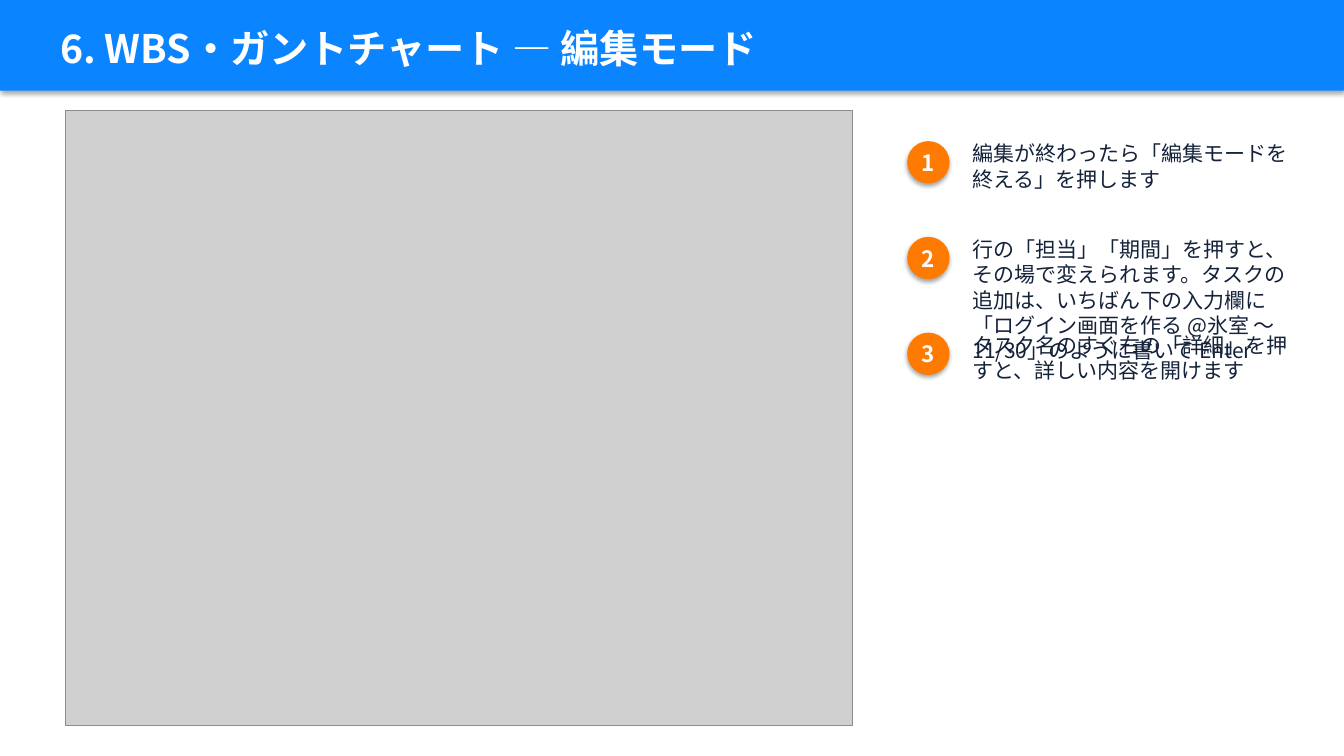
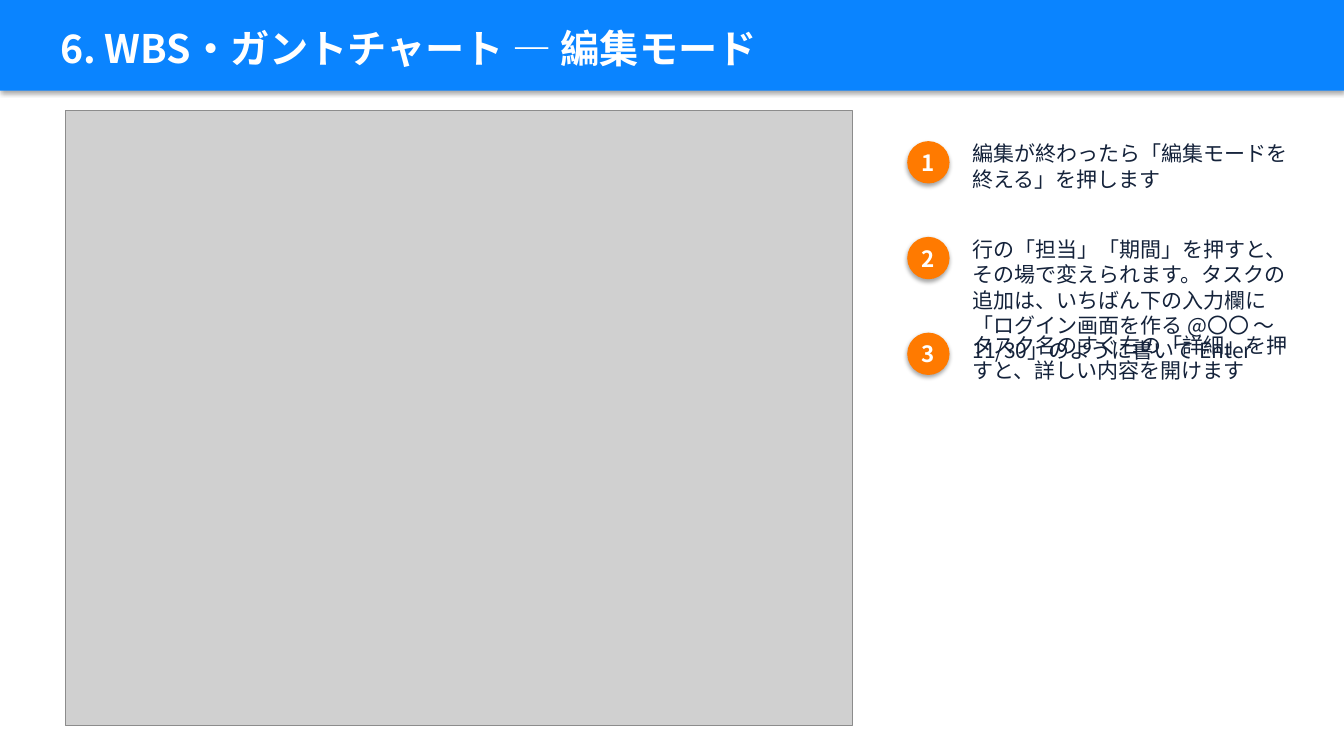
Before and after one commit to takky416-byte/sotsuken_pj_management, a slide deck: slide 19 of docs/manual/卒研PJ管理_説明資料_学生編.pptx. Drawn at 1344x756 pixels with LibreOffice and Linux fonts; fonts in the diff are those of the drawing; grey boxes stand for pictures. Boxes give left, top, right and bottom in pixels: in the first picture for what was removed or moved away, otherwise in the second. Text is boxed around its words. In the diff, an @@ line names an element or a change of style, - is before the commit and + after.

```diff
--- a/docs/manual/卒研PJ管理_説明資料_学生編.pptx
+++ b/docs/manual/卒研PJ管理_説明資料_学生編.pptx
@@ text at bbox=[973, 239, 1287, 363]: text changed @@
-行の「担当」「期間」を押すと、その場で変えられます。タスクの追加は、いちばん下の入力欄に「ログイン画面を作る @氷室 〜11/30」のように書いて Enter
+行の「担当」「期間」を押すと、その場で変えられます。タスクの追加は、いちばん下の入力欄に「ログイン画面を作る @〇〇 〜11/30」のように書いて Enter
```
Also in this commit, not shown: 6 other slides changed, 7 other files.
